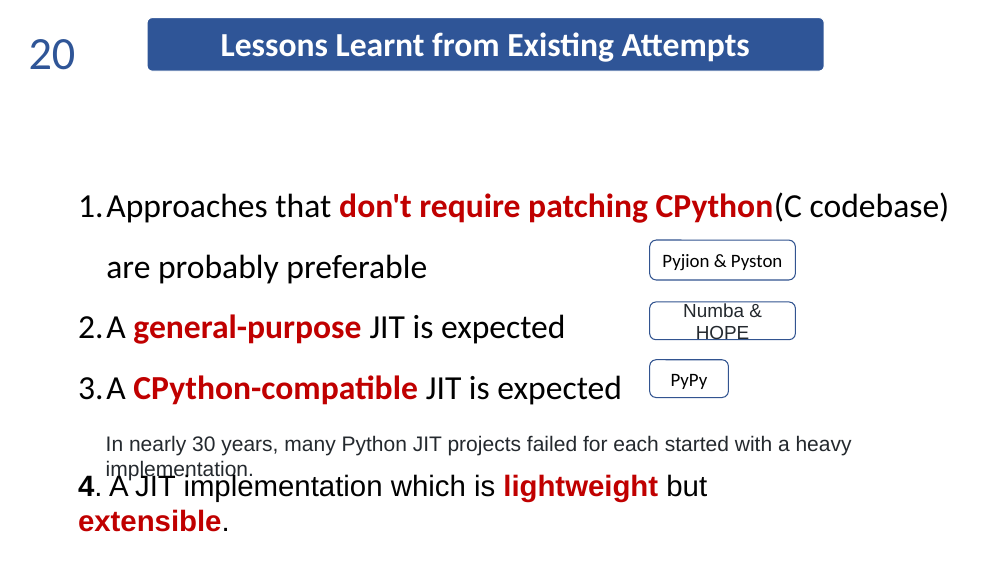
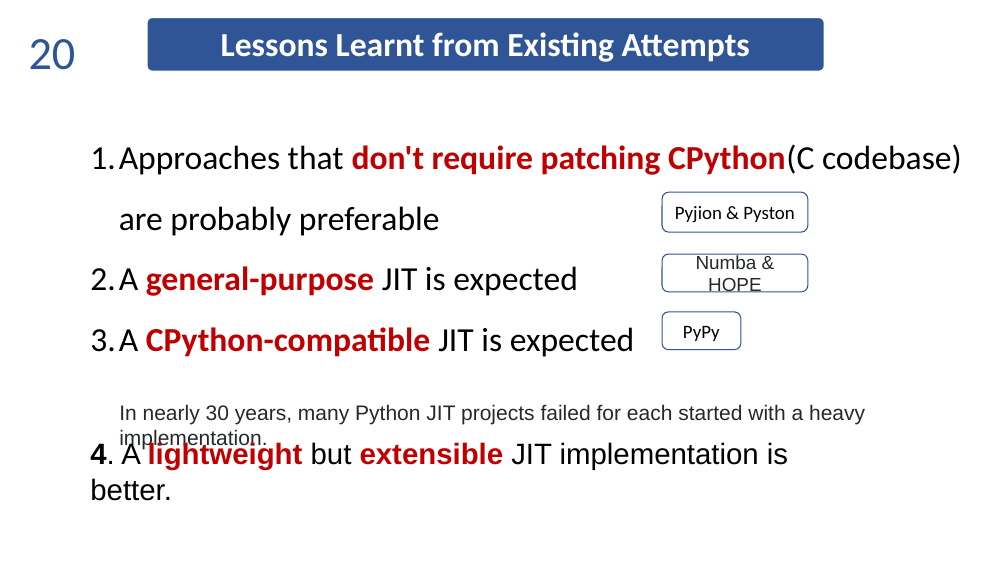
Before and after one commit to thautwarm/diojit, a slide deck: slide 20 of docs/Taine-revised.pptx. Drawn at 1008x567 pixels with LibreOffice and Linux fonts; fonts in the diff are those of the drawing. Boxes give left, top, right and bottom in pixels: in the first picture for what was removed or moved away, otherwise in the second. Text is boxed around its words. In the diff, an @@ line names an element or a change of style, - is before the commit and + after.

```diff
--- a/docs/Taine-revised.pptx
+++ b/docs/Taine-revised.pptx
@@ text "Approaches that don't require patching ..." moved from (x1=78, y1=192, x2=950, y2=405) to (x1=90, y1=144, x2=962, y2=357) @@
@@ 3 rounded rectangles moved together from (x1=650, y1=240, x2=796, y2=398) to (x1=662, y1=192, x2=808, y2=350) @@
@@ text "In nearly 30 years, many ..." moved from (x1=106, y1=435, x2=852, y2=455) to (x1=119, y1=404, x2=865, y2=424) @@
@@ text at (x1=90, y1=441, x2=788, y2=501): text changed @@
-4. A JIT implementation which is lightweight but extensible.
+4. A lightweight but extensible JIT implementation is better.
```
Also in this commit, not shown: 2 other slides changed, 5 other files.
